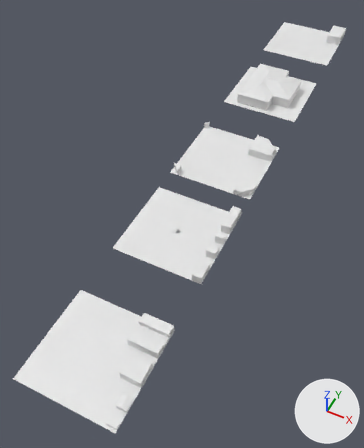
The Blender file 2do sprint/Archivos .blend/edificios.blend, before and after one commit.
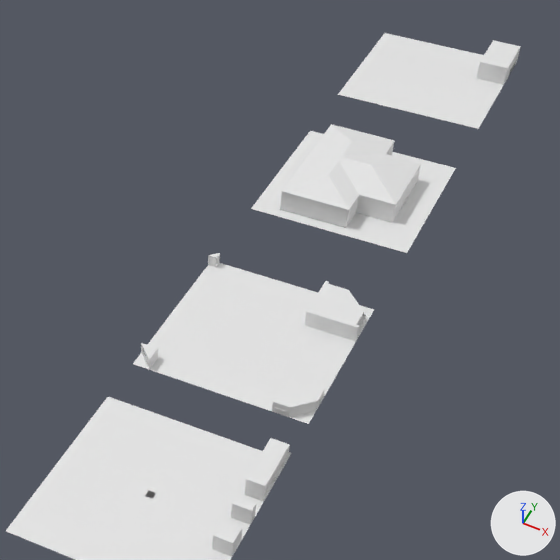
Each version appears first whole from a camera (50 mm lens) standing at (159.0, -309.0, 401.0) and looking at (-22.0, 53.0, -52.0), and next in a close-up on the part from 30% to 100% of the width and 2% to 58% of the height. The axes (+X, +Y, +Z) are drawn at lower right. The lights are the same throughout.
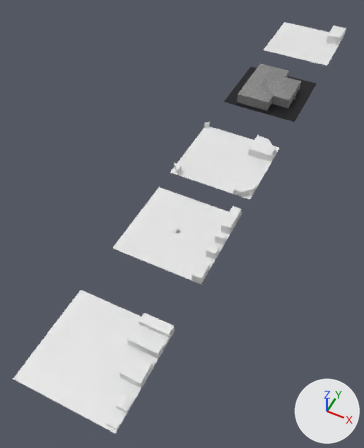
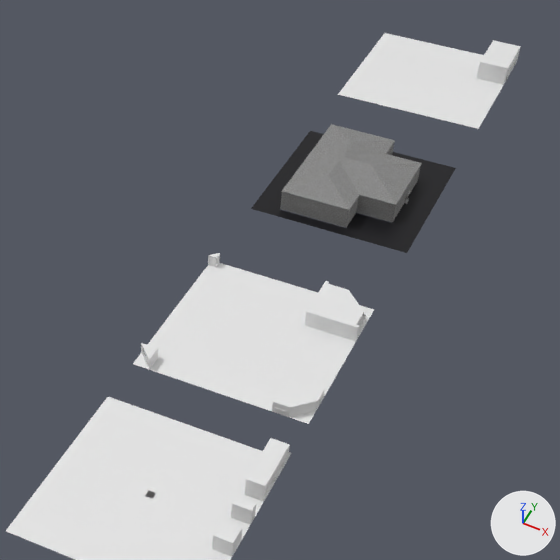
Boxes [x1, y1, x2, y2] around the edits, measured in the close-ups (560 x 560 px):
'building_027', moved: before [280, 124, 421, 228]; after [280, 124, 422, 227]
'Plane.003', recoloured, surface changed (white to black): [251, 131, 456, 253] in both

What the commit changed:
Picture 'Paleta general.jpg.001' (img_paleta_general_jpg_001) is new.
Picture 'Bricks066_1K_Color.jpg' (img_bricks066_1k_color_jpg) is new.
Material 'Paleta ' (mat_paleta) is new.
Its texture is img_paleta_general_jpg_001.
Material 'Colegio' (mat_colegio) is new.
Uses the picture img_bricks066_1k_color_jpg.
me_building_027_mesh is used by ob_building_027; location (7.5, 285.3, 0.0); scale (0.999, 0.992, 1.0).
me_building_027_mesh had 2870 vertices, 2548 faces and spanned x -41.5..26.6, y -42.9..42.9, z 0.0..18.9.
me_building_027_mesh now has 2664 vertices, 2256 faces and spans x -41.5..26.6, y -42.9..42.9, z 0.0..18.9.
me_building_027_mesh part 1: 2246 faces spanning x -41.5..26.6, y -42.9..42.9, z 0.0..18.9 switch from no material to mat_colegio.
me_building_027_mesh now uses material mat_paleta (picture img_paleta_general_jpg_001).
me_plane_003 has 34 vertices, 18 faces and spans x -50.0..50.0, y -50.0..50.0, z 0.0.
me_plane_003 is used by ob_plane_003; location (0.0, 285.3, 0.0).
me_plane_003 part 2: texture (UV) coordinates of 18 of 18 faces, centred in x -41.9..41.3, y -46.3..46.3, z 0.0, changed; they spanned u 0.0..1.0, v 0.0..1.0 and now span u 0.39..0.39, v 0.27..0.27.
me_plane_003 now uses material mat_paleta (picture img_paleta_general_jpg_001).
Object 'building_027' (ob_building_027) moves from (7.5, 285.3, 0.0) to (7.6, 285.4, 0.0).
